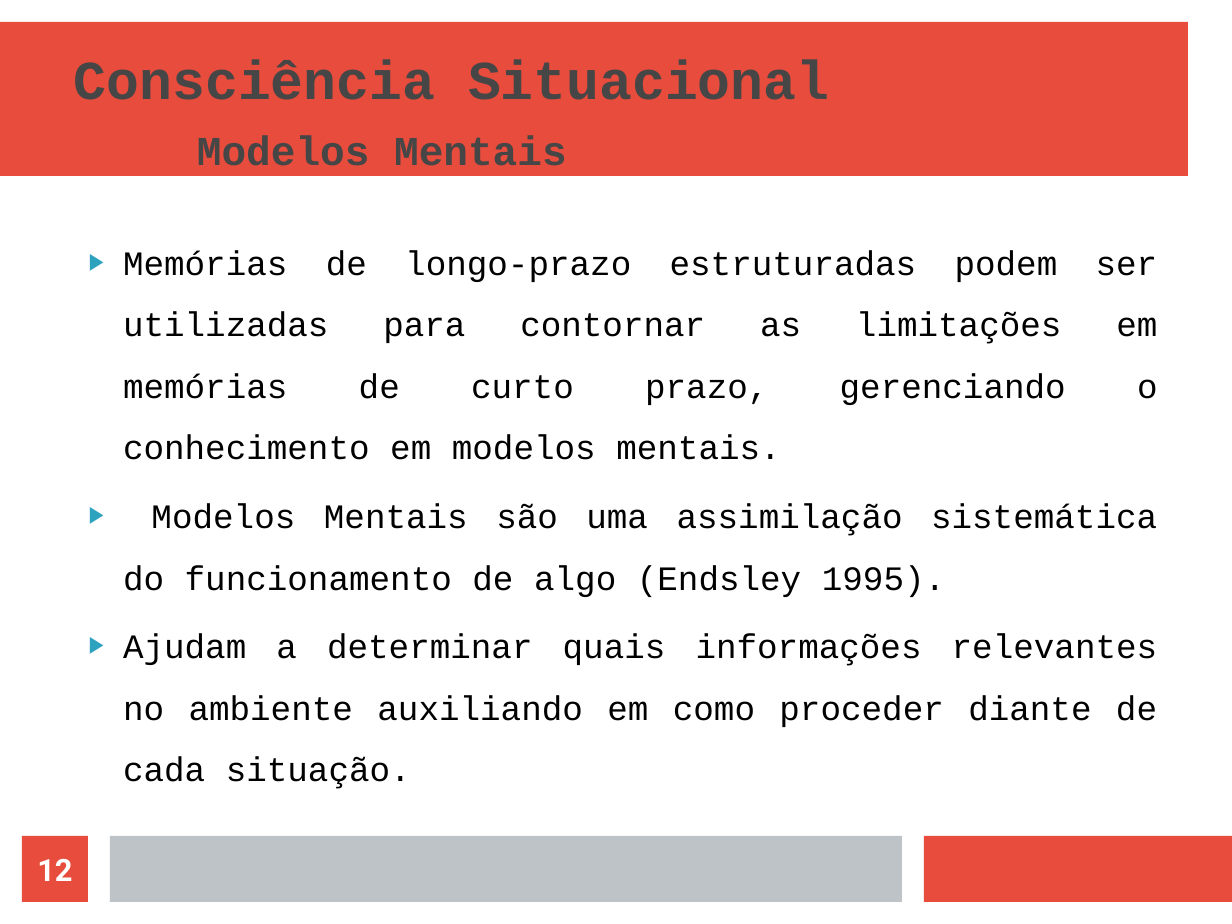
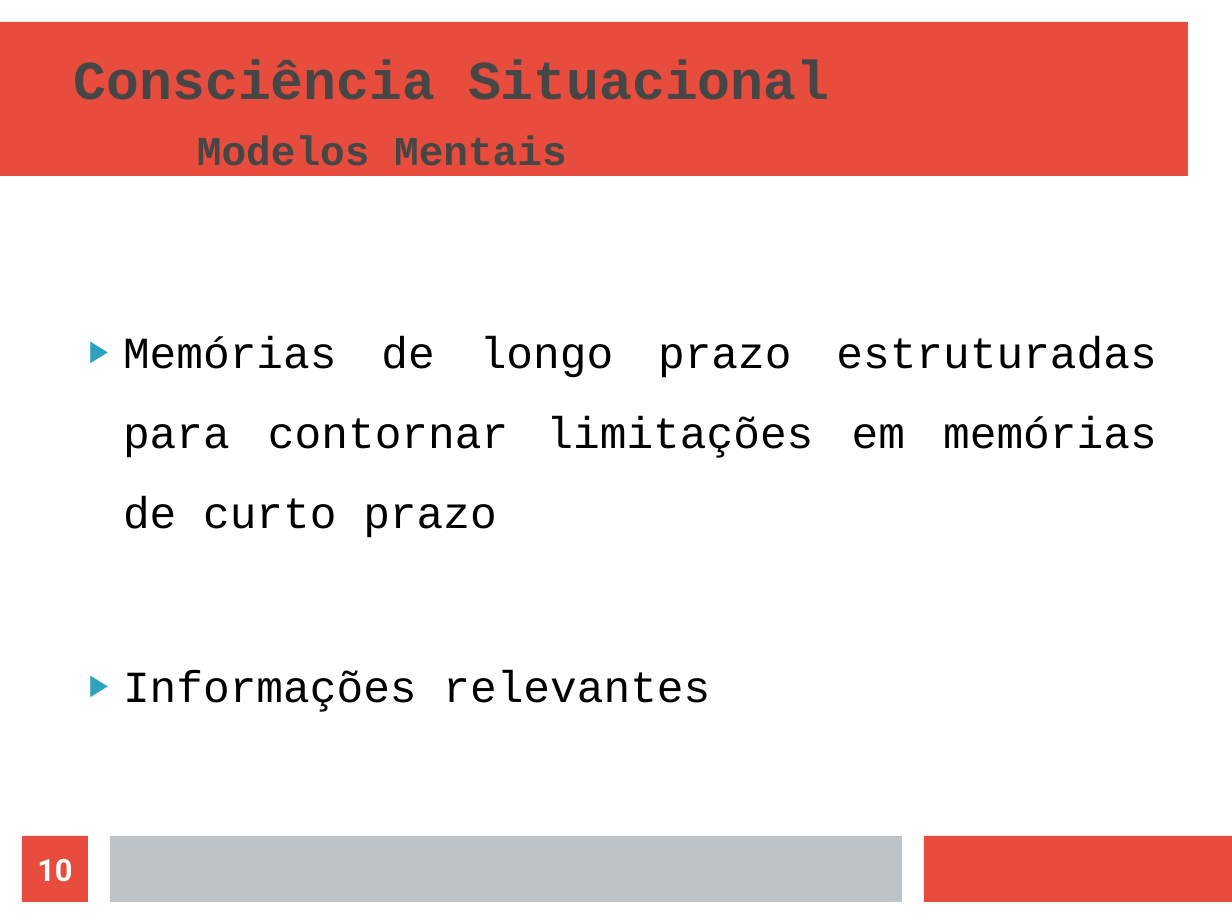
Before and after one commit to naninmartins/TCC-Modelo-de-AVA-com-CS-e-MDE, a slide deck: slide 10 of MODELO DE APOIO AO ENSINO EM AMBIENTES VIRTUAIS - APRESENTAÇÃO (linux).odp (slide 12 before the commit). Drawn at 1232x924 pixels with LibreOffice and Linux fonts; fonts in the diff are those of the drawing. Boxes give left, top, right and bottom in pixels: in the first picture for what was removed or moved away, otherwise in the second. Text is boxed around its words. In the diff, an @@ line names an element or a change of style, - is before the commit and + after.

```diff
--- a/MODELO DE APOIO AO ENSINO EM AMBIENTES VIRTUAIS - APRESENTAÇÃO (linux).odp
+++ b/MODELO DE APOIO AO ENSINO EM AMBIENTES VIRTUAIS - APRESENTAÇÃO (linux).odp
@@ text at (123, 337, 1157, 712): text changed; size 20 to 26 pt @@
-▶ Memórias de longo-prazo estruturadas podem ser utilizadas para contornar as limitações em memórias de curto prazo, gerenciando o conhecimento em modelos mentais.
-▶ Modelos Mentais são uma assimilação sistemática do funcionamento de algo (Endsley 1995).
-▶ Ajudam a determinar quais informações relevantes no ambiente auxiliando em como proceder diante de cada situação.
+▶ Memórias de longo prazo estruturadas para contornar limitações em memórias de curto prazo
+▶ Informações relevantes
@@ page number at (37, 859, 72, 882): text changed @@
-12
+10
```
Also in this commit, not shown: 13 other slides changed, 2 slides removed, 1 other file.
